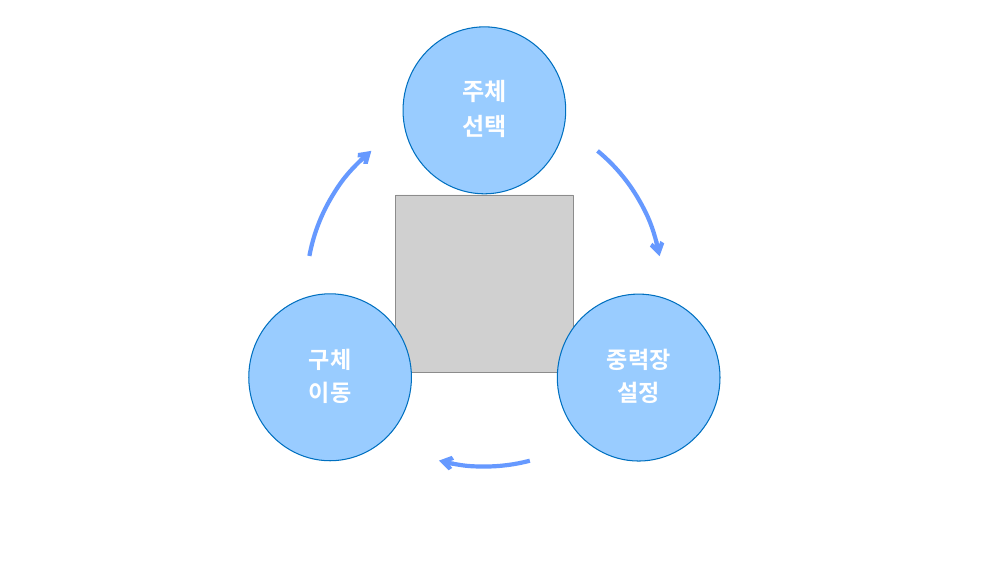
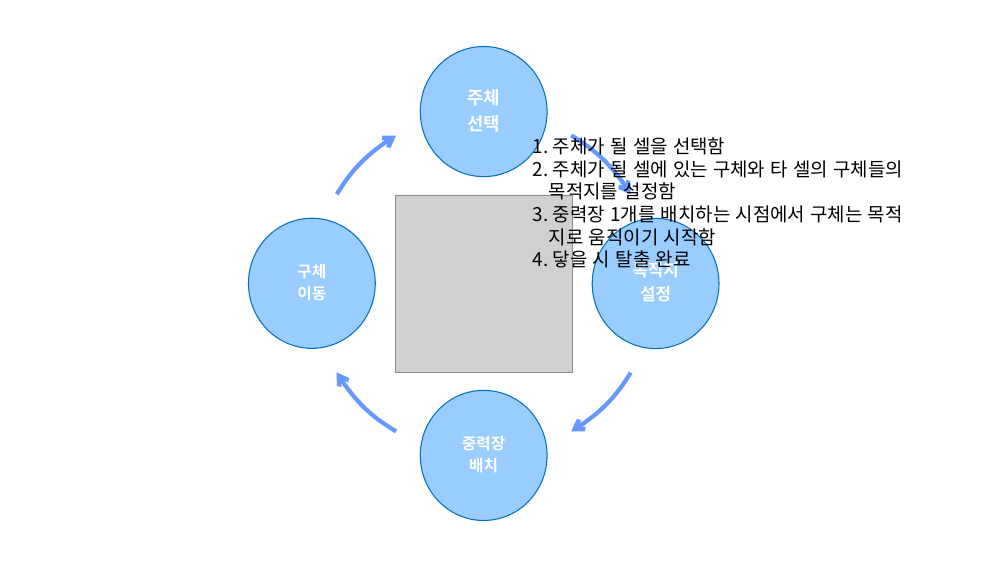
Before and after one commit to kjpark102312/Jagu_Agis, a slide deck: slide 19 of Documents/PartyBall/Project_TheBalls.pptx. Drawn at 1008x567 pixels with LibreOffice and Linux fonts; fonts in the diff are those of the drawing; grey boxes stand for pictures. Boxes give left, top, right and bottom in pixels: in the first picture for what was removed or moved away, otherwise in the second. Text is boxed around its words. In the diff, an @@ line names an element or a change of style, - is before the commit and + after.

```diff
--- a/Documents/PartyBall/Project_TheBalls.pptx
+++ b/Documents/PartyBall/Project_TheBalls.pptx
@@ ellipse: place and size @@
-ellipse at box(403, 27, 566, 194)
+ellipse at box(420, 46, 547, 176)
@@ text "주체": place and size @@
-text "주체" at box(462, 80, 506, 137)
+text "주체" at box(467, 89, 500, 132)
@@ text "주체" at box(467, 89, 500, 132): size 23 to 17 pt; less space between paragraphs @@
@@ freeform shape: place and size @@
-freeform shape at box(306, 110, 662, 467)
+freeform shape at box(312, 112, 656, 456)
@@ freeform shape: place and size @@
-freeform shape at box(306, 110, 662, 467)
+freeform shape at box(312, 112, 656, 456)
@@ freeform shape: place and size @@
-freeform shape at box(306, 110, 662, 467)
+freeform shape at box(312, 112, 656, 456)
@@ freeform shape added at box(312, 111, 656, 455), outline #6699FF 4 pt @@
@@ text added at box(533, 134, 903, 272), 18 pt, text #000000 @@
+1. 주체가 될 셀을 선택함
+2. 주체가 될 셀에 있는 구체와 타 셀의 구체들의
+목적지를 설정함
+3. 중력장 1개를 배치하는 시점에서 구체는 목적
+지로 움직이기 시작함
+4. 닿을 시 탈출 완료
@@ ellipse: place and size @@
-ellipse at box(249, 294, 411, 461)
+ellipse at box(249, 219, 376, 349)
@@ text "구체": place and size @@
-text "구체" at box(309, 349, 351, 403)
+text "구체" at box(297, 264, 326, 301)
@@ text "구체" at box(297, 264, 326, 301): size 22 to 15 pt; less space between paragraphs @@
@@ ellipse: place and size @@
-ellipse at box(557, 294, 720, 461)
+ellipse at box(592, 219, 719, 349)
@@ text added at box(633, 259, 679, 302), 16 pt, text #FFFFFF, bold @@
+목적지
+설정
@@ ellipse added at box(420, 390, 547, 520), fill #99CCFF, outline #0070C0 1 pt @@
@@ text "중력장": place and size @@
-text "중력장" at box(607, 349, 671, 403)
+text "중력장" at box(462, 436, 505, 472)
@@ text at box(462, 436, 505, 450): size 22 to 15 pt in "중력장"; less space between paragraphs @@
@@ text at box(469, 458, 498, 472): text changed; size 22 to 15 pt @@
-설정
+배치
```
Also in this commit, not shown: 2 other files.
